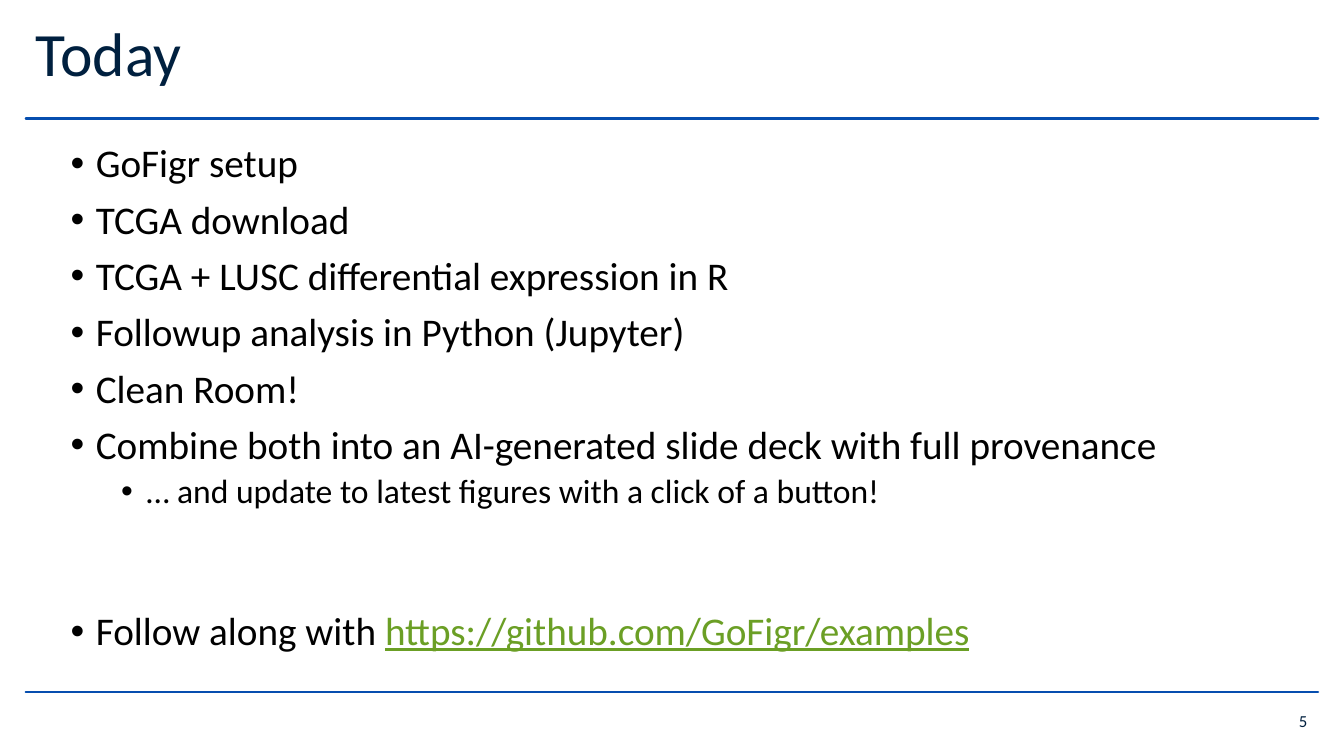
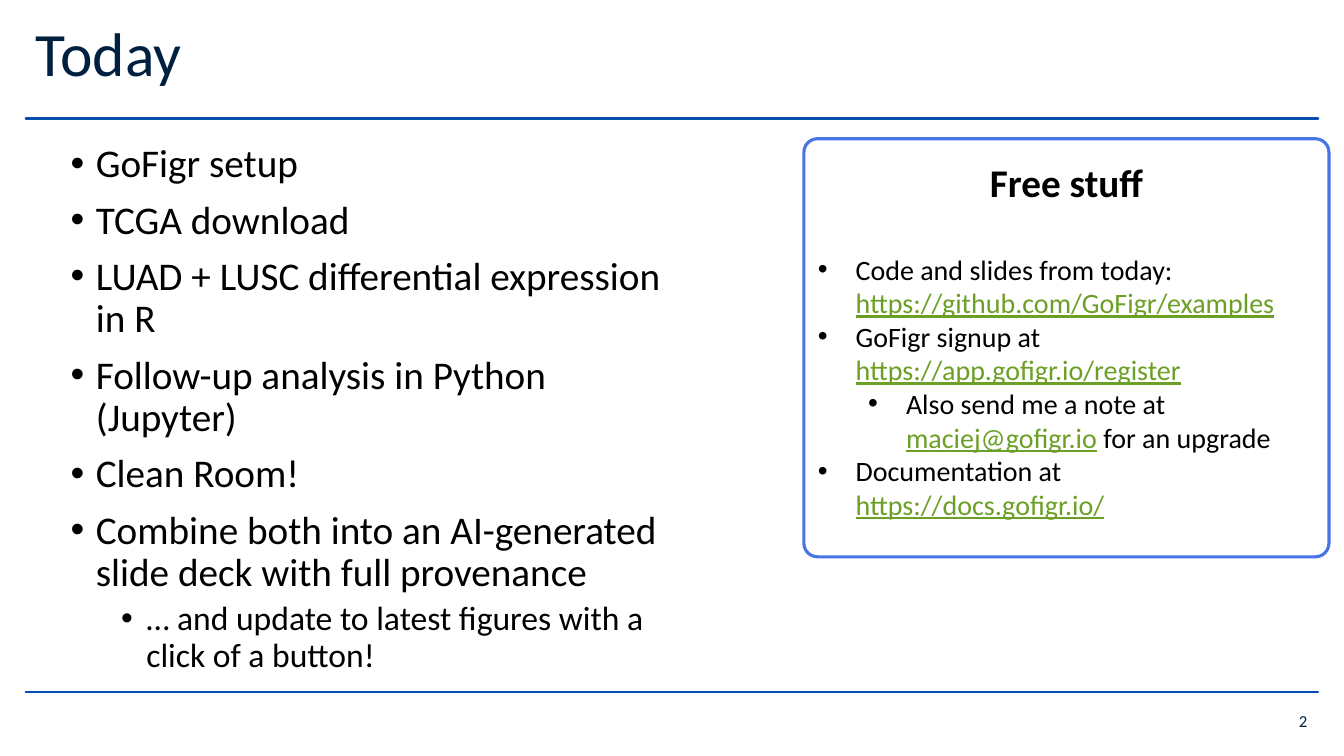
Before and after one commit to GoFigr/examples, a slide deck: slide 2 of webinar_2026_04_08/GoFigr Webinar - April 8, 2026.pptx (slide 5 before the commit). Drawn at 1344x756 pixels with LibreOffice and Linux fonts; fonts in the diff are those of the drawing; background and template pictures are left out. Boxes give left, top, right and bottom in pixels: in the first picture for what was removed or moved away, otherwise in the second. Text is boxed around its words. In the diff, an @@ line names an element or a change of style, - is before the commit and + after.

Commit message:
Update slides

```diff
--- a/webinar_2026_04_08/GoFigr Webinar - April 8, 2026.pptx
+++ b/webinar_2026_04_08/GoFigr Webinar - April 8, 2026.pptx
@@ rounded rectangle added at (805,139,1330,558), fill #FFFFFF, outline #4775E7 2.25 pt, 20 pt, text #6B9F25, underline @@
+Free stuff
+• Code and slides from today: https://github.com/GoFigr/examples
+• GoFigr signup at https://app.gofigr.io/register
+  • Also send me a note at maciej@gofigr.io for an upgrade
+• Documentation at https://docs.gofigr.io/
@@ text at (96,262,660,438): text changed @@
-• TCGA + LUSC differential expression in R
-• Followup analysis in Python (Jupyter)
+• LUAD + LUSC differential expression in R
+• Follow-up analysis in Python (Jupyter)
@@ text at (96,617,969,652): paragraph removed @@
-• Follow along with https://github.com/GoFigr/examples
@@ page number at (1299,716,1307,727): text changed @@
-5
+2
```
Also in this commit, not shown: 1 other slide changed.
